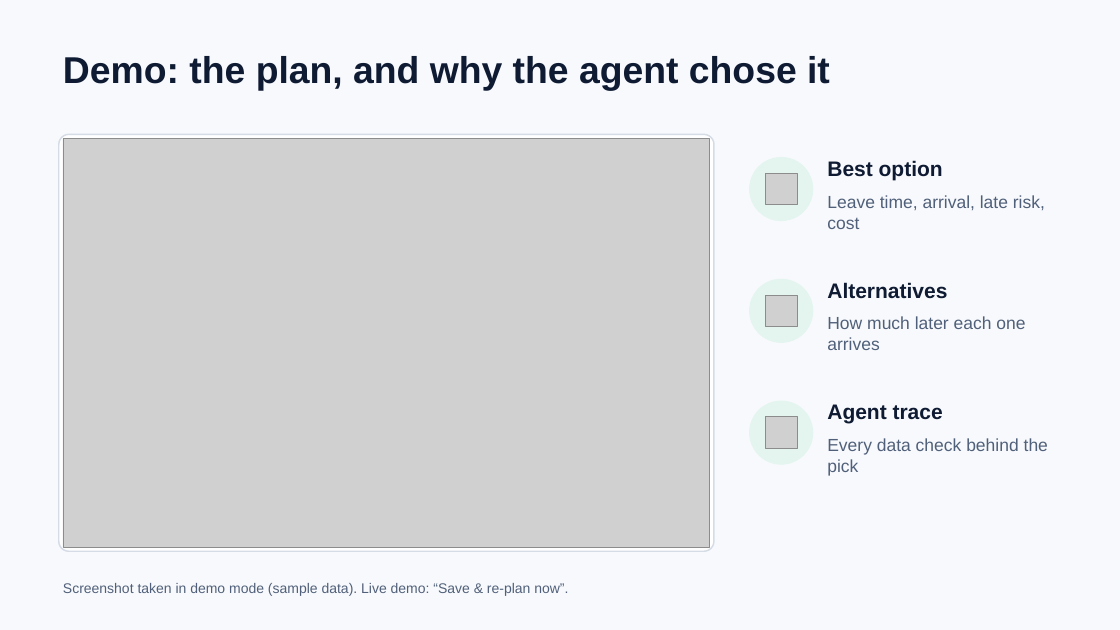
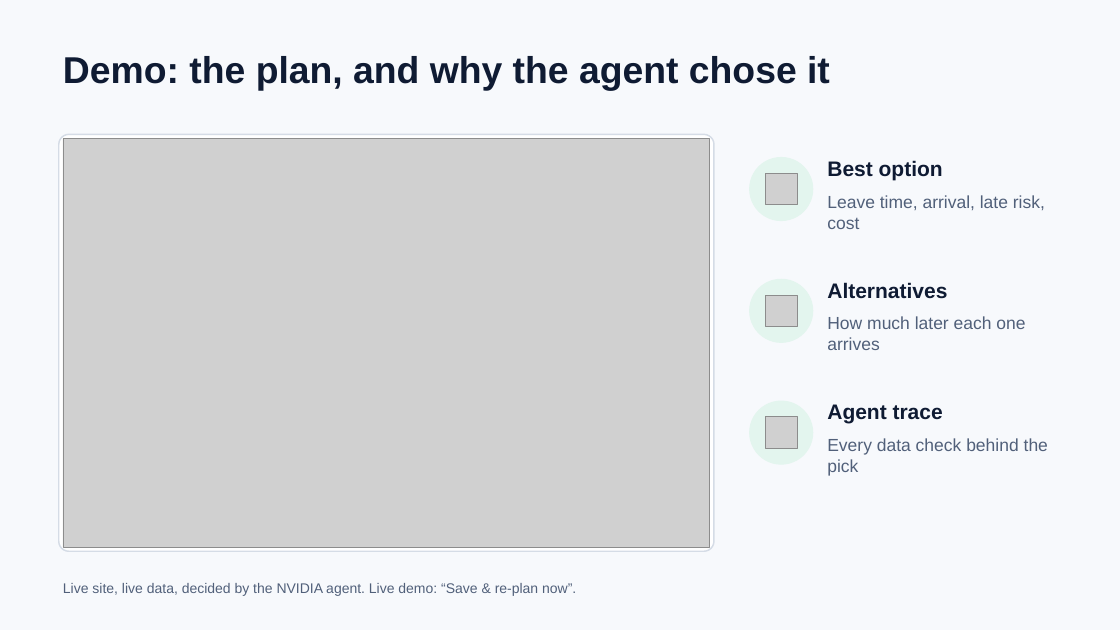
Before and after one commit to Chandan-Kapu/Agentic-Commute-Planner, a slide deck: slide 13 of docs/Commuter_Planning.pptx. Drawn at 1120x630 pixels with LibreOffice and Linux fonts; fonts in the diff are those of the drawing; grey boxes stand for pictures. Boxes give left, top, right and bottom in pixels: in the first picture for what was removed or moved away, otherwise in the second. Text is boxed around its words. In the diff, an @@ line names an element or a change of style, - is before the commit and + after.

```diff
--- a/docs/Commuter_Planning.pptx
+++ b/docs/Commuter_Planning.pptx
@@ text at [63, 583, 576, 596]: text changed @@
-Screenshot taken in demo mode (sample data). Live demo: “Save & re-plan now”.
+Live site, live data, decided by the NVIDIA agent. Live demo: “Save & re-plan now”.
```
